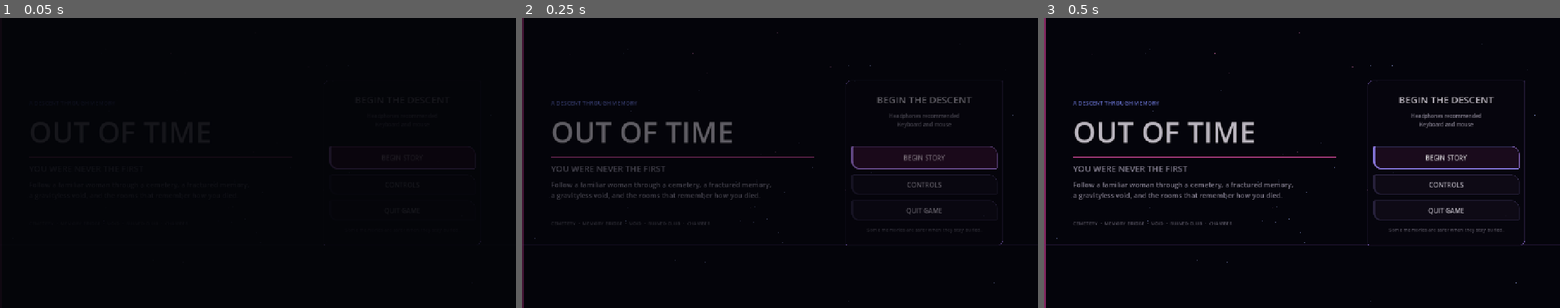
Above: before the commit, frames 1-3 (left to right).
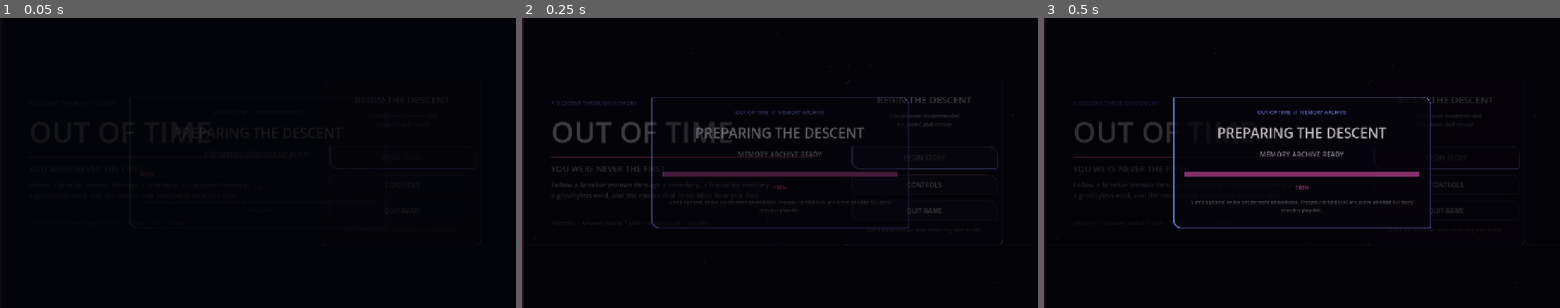
Above: after the commit, the same moments.

Repository: fuzeonspotify/outoftime
Game: Godot game, scene res://scenes/main.tscn
Two runs of this game, one before a commit and one after it. Both use one fixed random seed, a clock stepped at 60 frames per second and the inputs below.
Inputs:
- Up to frame 1 (0.05 s): no input
- Up to frame 2 (0.25 s): no input
- Up to frame 3 (0.5 s): no input

The runs differ from the first frame. In frame 1, less than 0.1% of the frame differs, in the area x 27-75%, y 27-55%; in frame 2, 3.9%; in frame 3, 7.4%, in the area x 0-96%, y 0-100%.

Commit message:
Show startup preparation before main menu

Diff:
--- a/scenes/main.tscn
+++ b/scenes/main.tscn
@@ -1,6 +1,6 @@
 [gd_scene format=3 uid="uid://b1i82k6jgeubq"]
 
-[ext_resource type="Script" uid="uid://jkkexuw01auv" path="res://scripts/ui/main.gd" id="1_main"]
+[ext_resource type="Script" path="res://scripts/ui/main_startup.gd" id="1_main"]
 
 [node name="Main" type="Control" unique_id=528374677]
 layout_mode = 3
